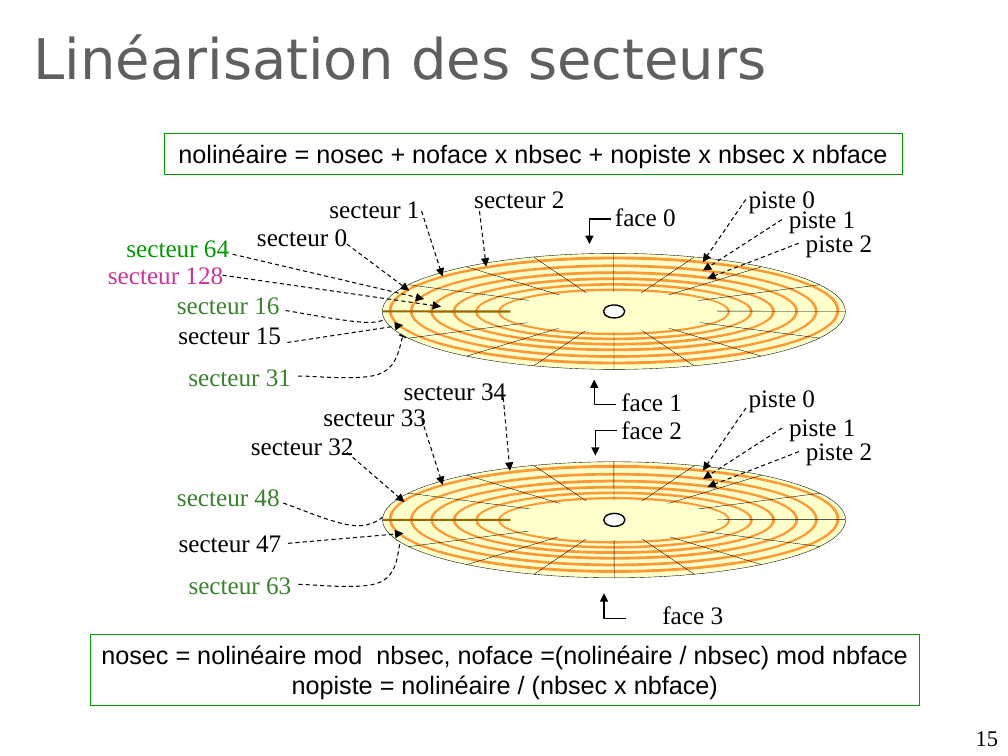
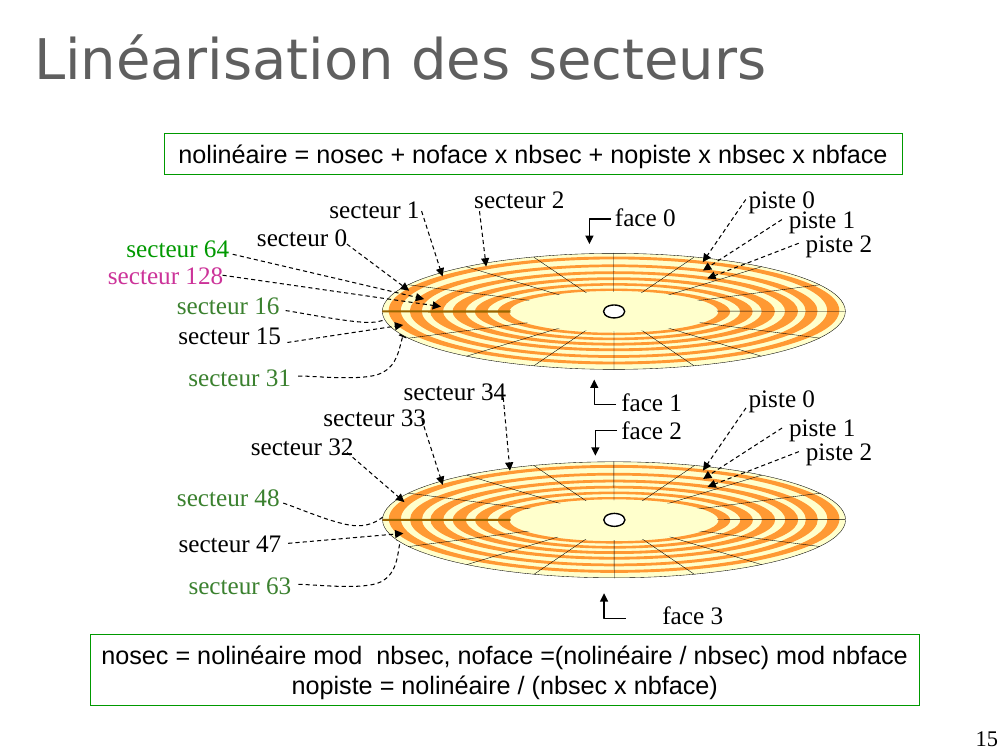
Before and after one commit to duanegris/texts, a slide deck: slide 15 of isi1/slides/10_gestion_disque.ppt. Drawn at 1008x756 pixels with LibreOffice and Linux fonts; fonts in the diff are those of the drawing; background and template pictures are left out. Boxes give left, top, right and bottom in pixels: in the first picture for what was removed or moved away, otherwise in the second. Text is boxed around its words. In the diff, an @@ line names an element or a change of style, - is before the commit and + after.

```diff
--- a/isi1/slides/10_gestion_disque.ppt
+++ b/isi1/slides/10_gestion_disque.ppt
@@ donut removed at (389,257,840,365) @@
@@ freeform shape added at (389,257,840,365), fill #FF9933 @@
@@ donut removed at (410,264,817,358) @@
@@ freeform shape added at (410,264,817,358), fill #FF9933 @@
@@ donut removed at (430,271,798,351) @@
@@ freeform shape added at (430,271,798,351), fill #FF9933 @@
@@ donut removed at (453,277,775,346) @@
@@ freeform shape added at (453,277,775,346), fill #FF9933 @@
@@ donut removed at (475,283,753,341) @@
@@ freeform shape added at (475,283,753,341), fill #FF9933 @@
@@ donut removed at (498,288,731,335) @@
@@ freeform shape added at (498,288,731,335), fill #FF9933 @@
@@ donut removed at (389,465,840,573) @@
@@ freeform shape added at (389,465,840,573), fill #FF9933 @@
@@ donut removed at (410,473,818,566) @@
@@ freeform shape added at (410,473,818,566), fill #FF9933 @@
@@ donut removed at (430,480,798,559) @@
@@ freeform shape added at (430,480,798,559), fill #FF9933 @@
@@ donut removed at (453,486,775,554) @@
@@ freeform shape added at (453,486,775,554), fill #FF9933 @@
@@ donut removed at (475,492,753,549) @@
@@ freeform shape added at (475,492,753,549), fill #FF9933 @@
@@ donut removed at (498,497,731,543) @@
@@ freeform shape added at (498,497,731,543), fill #FF9933 @@
```
Also in this commit, not shown: 2 other slides changed, 2 slides added, 4 other files.
